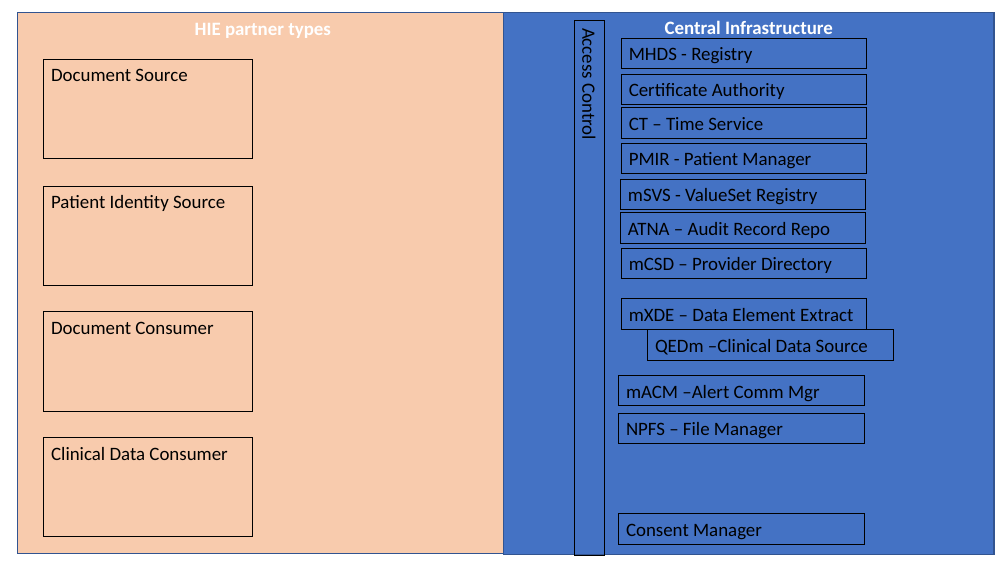
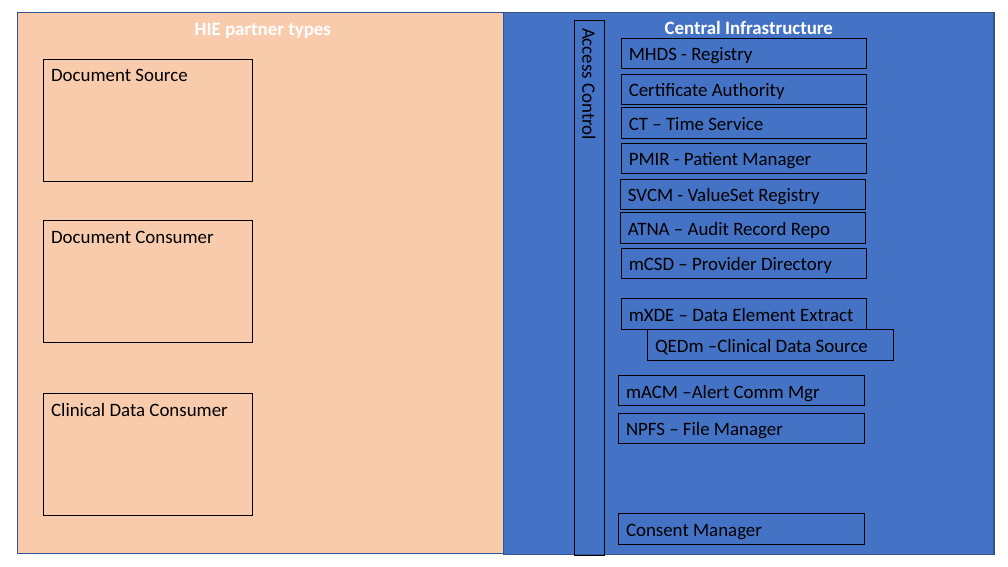
Before and after one commit to IHE/IT-Infrastructure, a slide deck: slide 1 of MHDS/Diagrams.pptx. Drawn at 1008x567 pixels with LibreOffice and Linux fonts; fonts in the diff are those of the drawing. Boxes give left, top, right and bottom in pixels: in the first picture for what was removed or moved away, otherwise in the second. Text is boxed around its words. In the diff, an @@ line names an element or a change of style, - is before the commit and + after.

```diff
--- a/MHDS/Diagrams.pptx
+++ b/MHDS/Diagrams.pptx
@@ rectangle "Document Source": place and size @@
-rectangle "Document Source" at (44, 59, 253, 158)
+rectangle "Document Source" at (44, 59, 253, 181)
@@ rectangle removed at (44, 186, 253, 285) @@
-Patient Identity Source
@@ text in rectangle at (628, 188, 819, 204): text changed @@
-mSVS - ValueSet Registry
+SVCM - ValueSet Registry
@@ rectangle "Document Consumer": place and size @@
-rectangle "Document Consumer" at (44, 312, 253, 411)
+rectangle "Document Consumer" at (44, 221, 253, 343)
@@ rectangle "Clinical Data Consumer": place and size @@
-rectangle "Clinical Data Consumer" at (44, 438, 253, 537)
+rectangle "Clinical Data Consumer" at (44, 394, 253, 516)
```
Also in this commit, not shown: 1 other slide changed, 3 slides added, 1 other file.
